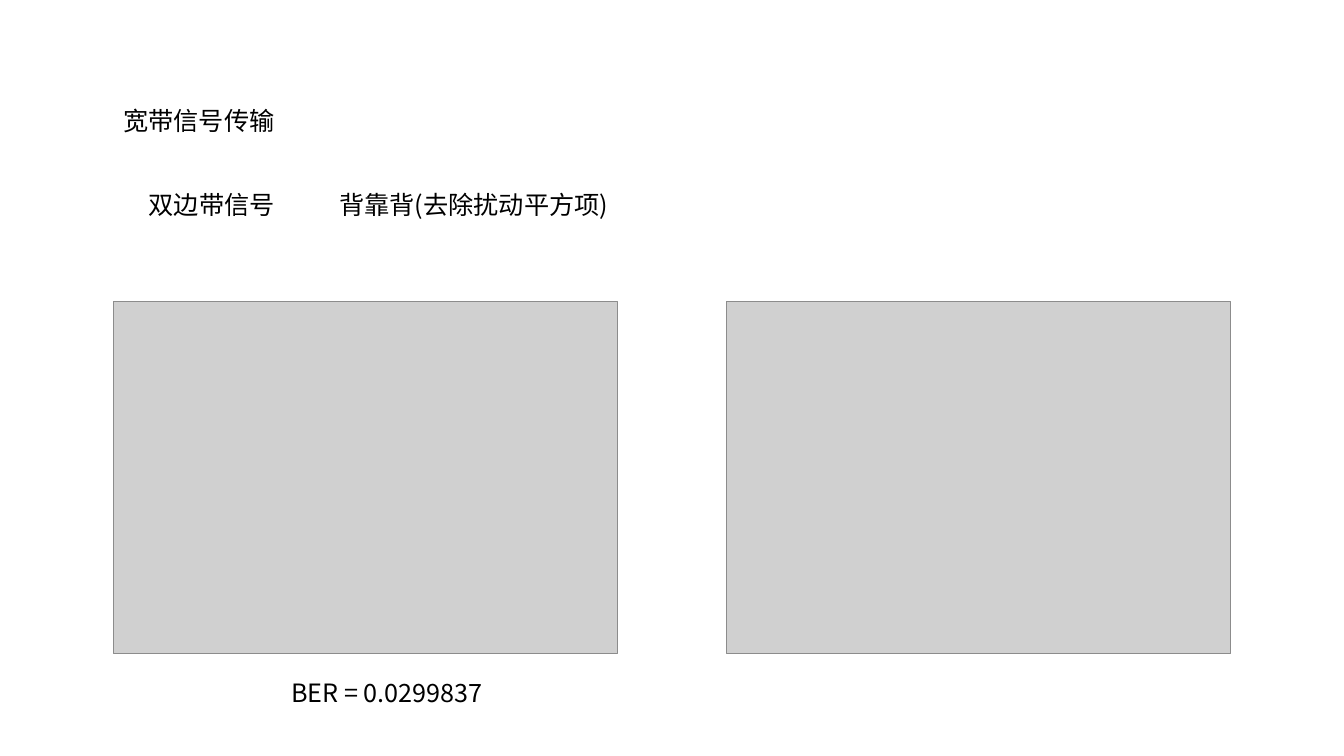
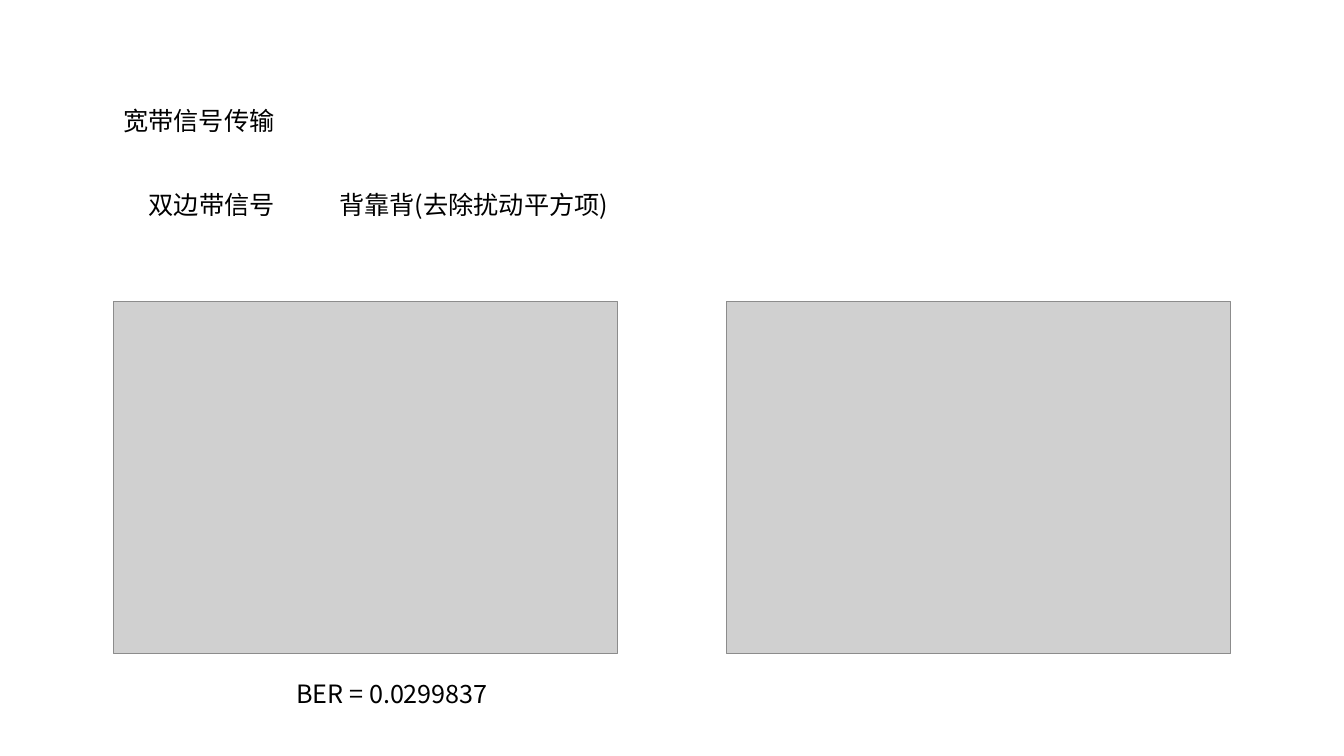
Before and after one commit to dadaguai007/KK, a slide deck: slide 13 of Note/图片存储.pptx. Drawn at 1344x756 pixels with LibreOffice and Linux fonts; fonts in the diff are those of the drawing; grey boxes stand for pictures. Boxes give left, top, right and bottom in pixels: in the first picture for what was removed or moved away, otherwise in the second. Text is boxed around its words. In the diff, an @@ line names an element or a change of style, - is before the commit and + after.

```diff
--- a/Note/图片存储.pptx
+++ b/Note/图片存储.pptx
@@ text "BER = 0.0299837": place and size @@
-text "BER = 0.0299837" at box(291, 683, 483, 703)
+text "BER = 0.0299837" at box(296, 684, 488, 704)
```
Also in this commit, not shown: 2 other slides changed, 2 slides added, 5 other files.
